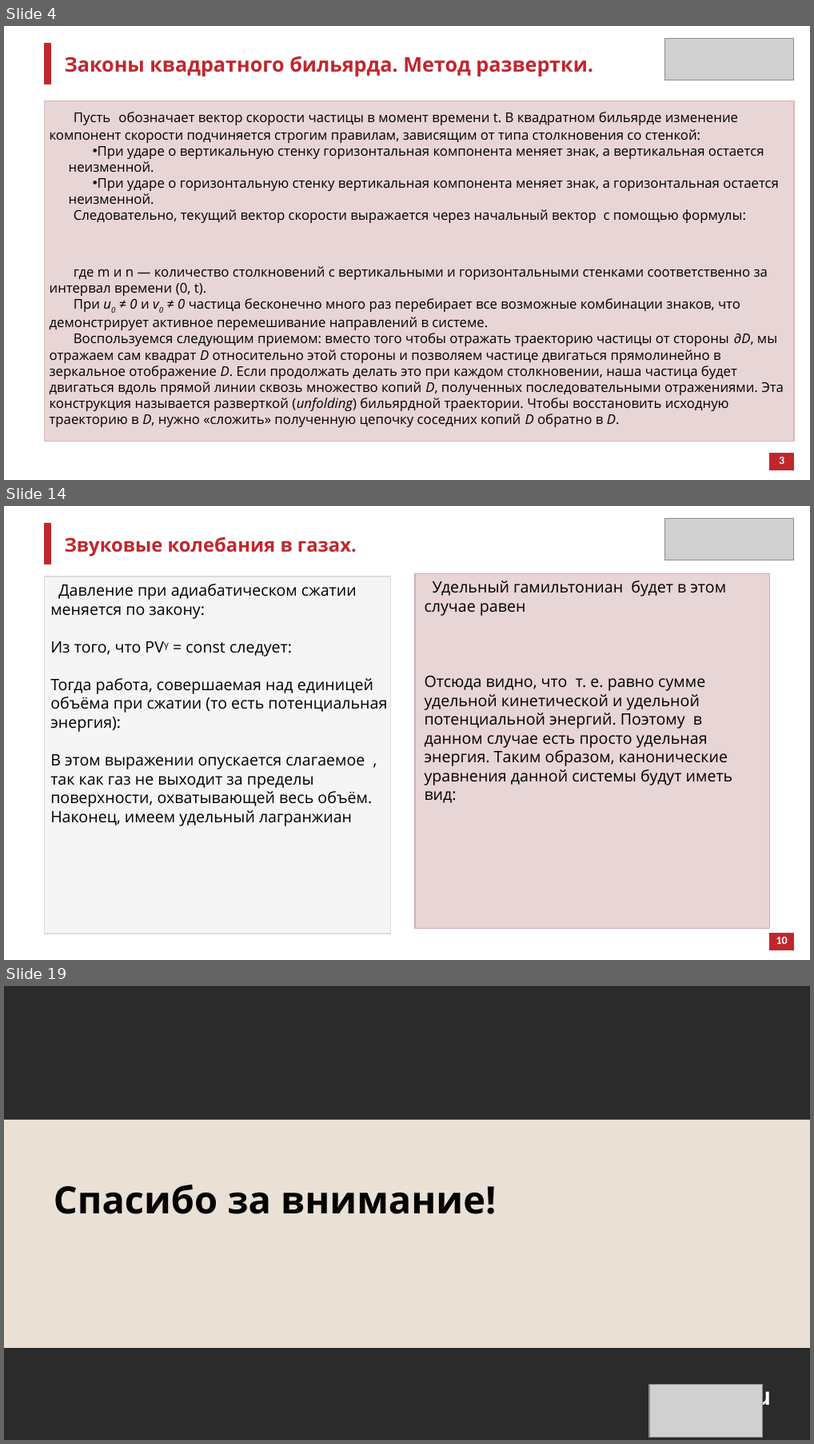
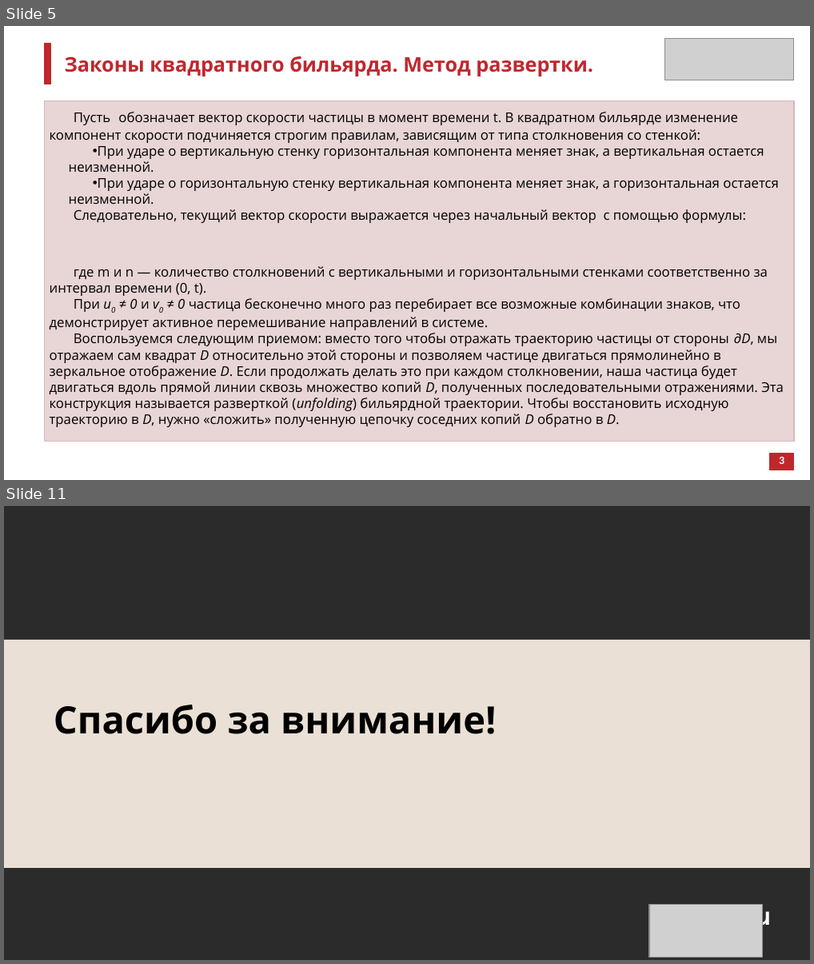
Before and after one commit to atelitsin/sinai_billiard, a slide deck: sinai_billiard.pptx. Shown one above the other, each under a label of ours: slides 4, 14 and 19 before the commit, slides 5 and 11 after it; the slides between them are not shown. The pictures are 814x1444 and 814x964 pixels, drawn with LibreOffice and Linux fonts; fonts in the diff are those of the drawing; grey boxes stand for pictures; background and template pictures are left out; a plain dark background stands for a picture behind light text. Boxes give left, top, right and bottom in pixels: in the first picture for what was removed or moved away, otherwise in the second. Text is boxed around its words. In the diff, an @@ line names an element or a change of style, - is before the commit and + after.

```diff
--- a/sinai_billiard.pptx
+++ b/sinai_billiard.pptx
@@ slide 14 removed at box(4, 506, 810, 960), background #FFFFFF @@
@@ rectangle removed at box(44, 524, 50, 564) @@
@@ picture removed at box(666, 518, 794, 560) @@
@@ text removed at box(65, 537, 357, 556) @@
-Звуковые колебания в газах.
@@ rectangle removed at box(44, 576, 391, 933) @@
@@ rectangle removed at box(415, 574, 770, 928) @@
@@ text removed at box(50, 584, 387, 826) @@
-Давление при адиабатическом сжатии меняется по закону:
-Из того, что PVγ = const следует:
-Тогда работа, совершаемая над единицей объёма при сжатии (то есть потенциальная энергия):
-В этом выражении опускается слагаемое , так как газ не выходит за пределы поверхности, охватывающей весь объём.
-Наконец, имеем удельный лагранжиан
@@ text removed at box(425, 580, 734, 803) @@
-Удельный гамильтониан будет в этом случае равен
-Отсюда видно, что т. е. равно сумме удельной кинетической и удельной потенциальной энергий. Поэтому в данном случае есть просто удельная
-энергия. Таким образом, канонические уравнения данной системы будут иметь вид:
@@ rectangle removed at box(770, 933, 794, 949) @@
@@ text removed at box(777, 936, 788, 944) @@
-10
@@ what was slide 4 is now slide 5 @@
@@ what was slide 19 is now slide 11 @@
```
Also in this commit, not shown: 5 slides changed, 2 slides added, 9 other slides removed.
